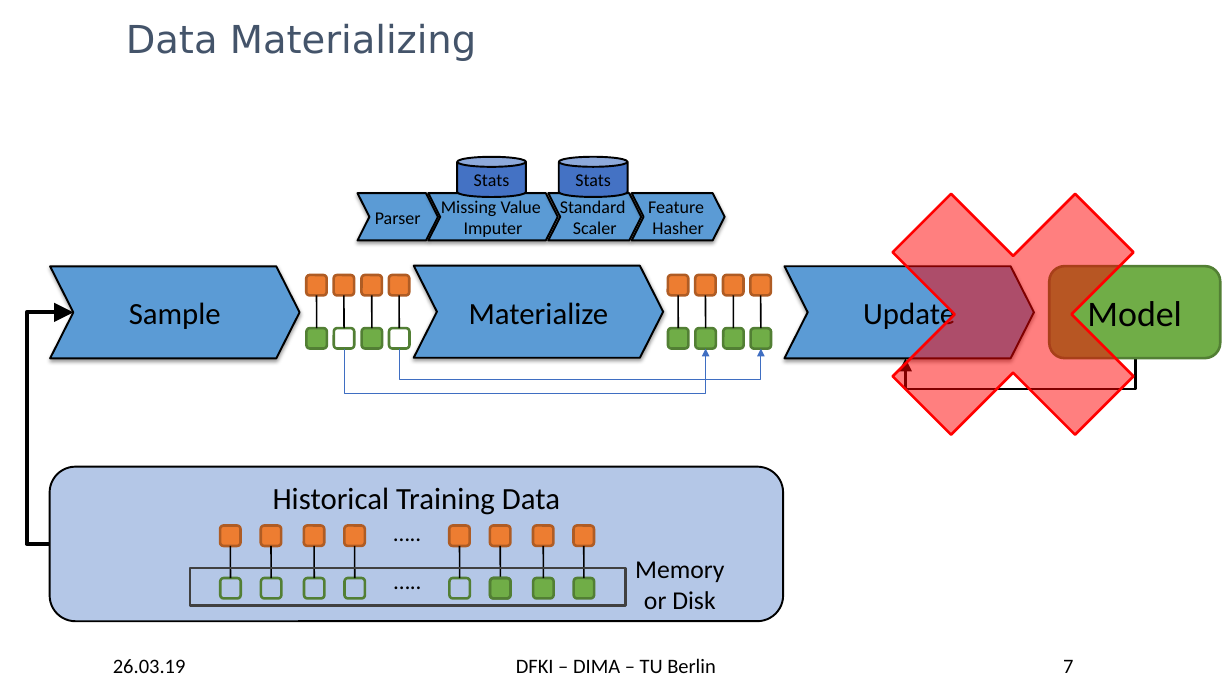
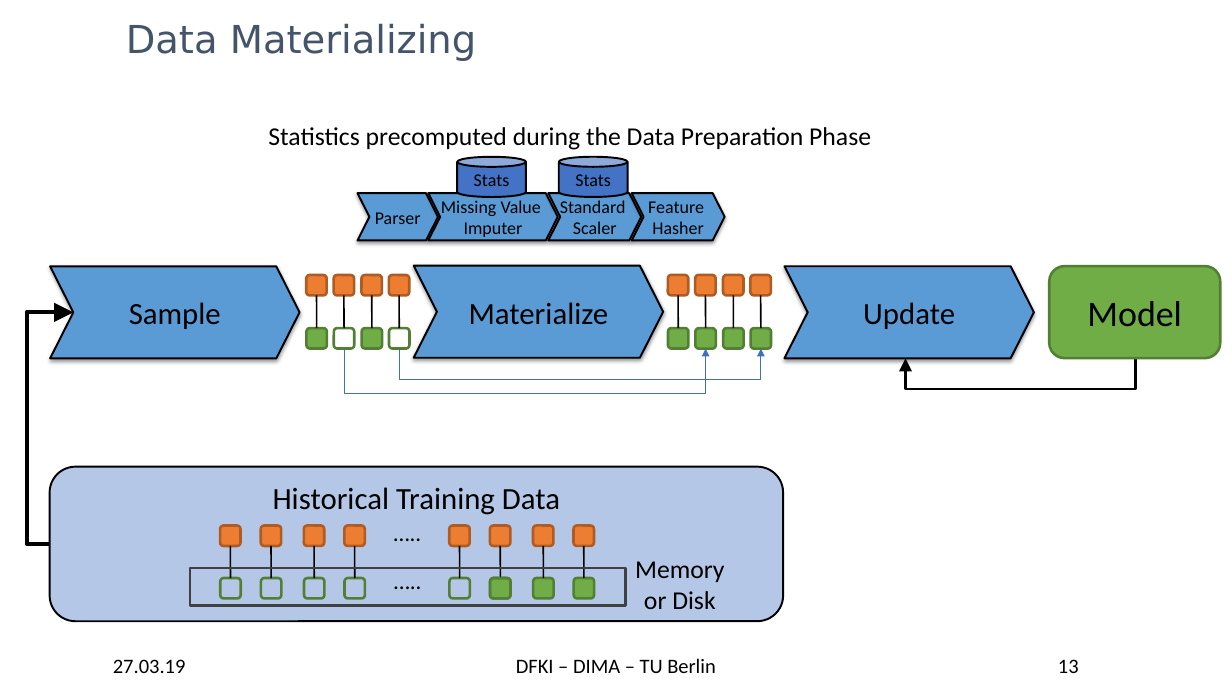
Before and after one commit to TU-Berlin-DIMA/continuous-pipeline-deployment, a slide deck: slide 13 of slides/edbt-2019/edbt-2019.pptx (slide 7 before the commit). Drawn at 1232x693 pixels with LibreOffice and Linux fonts; fonts in the diff are those of the drawing; background and template pictures are left out. Boxes give left, top, right and bottom in pixels: in the first picture for what was removed or moved away, otherwise in the second. Text is boxed around its words. In the diff, an @@ line names an element or a change of style, - is before the commit and + after.

```diff
--- a/slides/edbt-2019/edbt-2019.pptx
+++ b/slides/edbt-2019/edbt-2019.pptx
@@ text added at (268, 127, 871, 150), 20 pt, text #000000 @@
+Statistics precomputed during the Data Preparation Phase
@@ cross removed at (837, 139, 1189, 490) @@
@@ text at (113, 659, 186, 673): text changed @@
-26.03.19
+27.03.19
@@ page number at (1058, 659, 1079, 673): text changed @@
-7
+13
```
Also in this commit, not shown: 25 other slides changed, 7 slides added, 3 slides removed, 1 other file.
